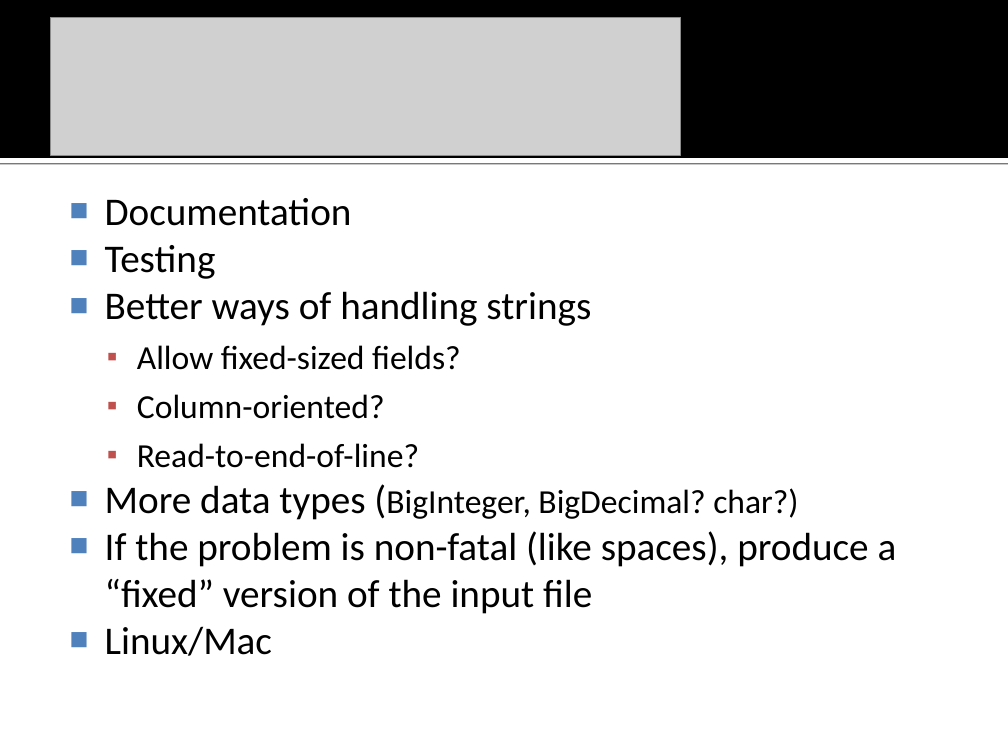
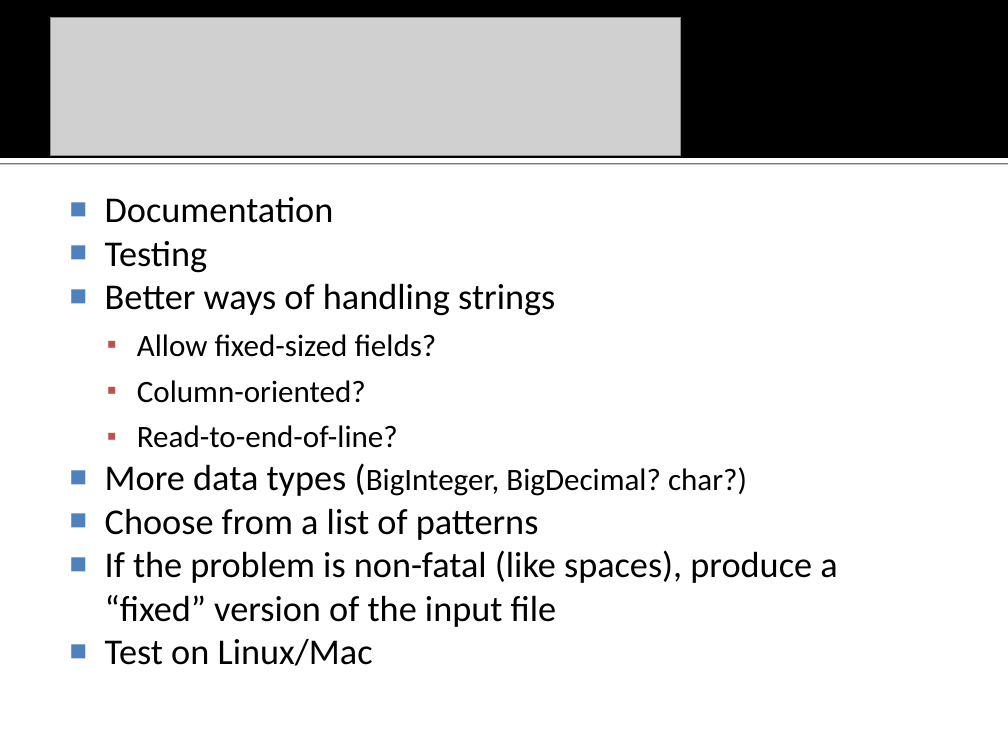
Before and after one commit to na-icpc/viva, a slide deck: slide 20 of Input Verifier/doc/VIVA vanbs Input Verification Assistant.ppt. Drawn at 1008x756 pixels with LibreOffice and Linux fonts; fonts in the diff are those of the drawing; grey boxes stand for pictures; background and template pictures are left out. Boxes give left, top, right and bottom in pixels: in the first picture for what was removed or moved away, otherwise in the second. Text is boxed around its words. In the diff, an @@ line names an element or a change of style, - is before the commit and + after.

Commit message:
Changes to slides

```diff
--- a/Input Verifier/doc/VIVA vanbs Input Verification Assistant.ppt
+++ b/Input Verifier/doc/VIVA vanbs Input Verification Assistant.ppt
@@ text at (x1=105, y1=197, x2=837, y2=627): size 28 to 25.9 pt in "Documentation", "Testing", "Better ways of handling strings", "More data types (BigInteger," and 1 more places; size 24 to 22.2 pt in "Allow fixed-sized fields?", "Column-oriented?", "Read-to-end-of-line?", "(BigInteger, BigDecimal? char?)" @@
@@ text at (x1=105, y1=508, x2=539, y2=540): paragraph added @@
+■ Choose from a list of patterns
@@ text at (x1=105, y1=638, x2=373, y2=666): text changed; size 28 to 25.9 pt @@
-■ Linux/Mac
+■ Test on Linux/Mac
```
Also in this commit, not shown: 1 other file.
